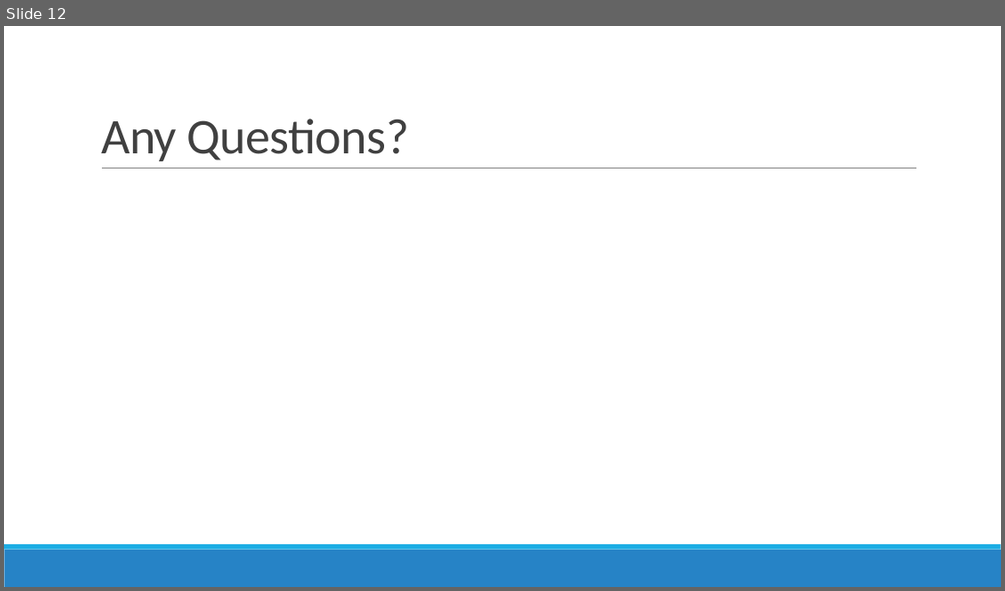
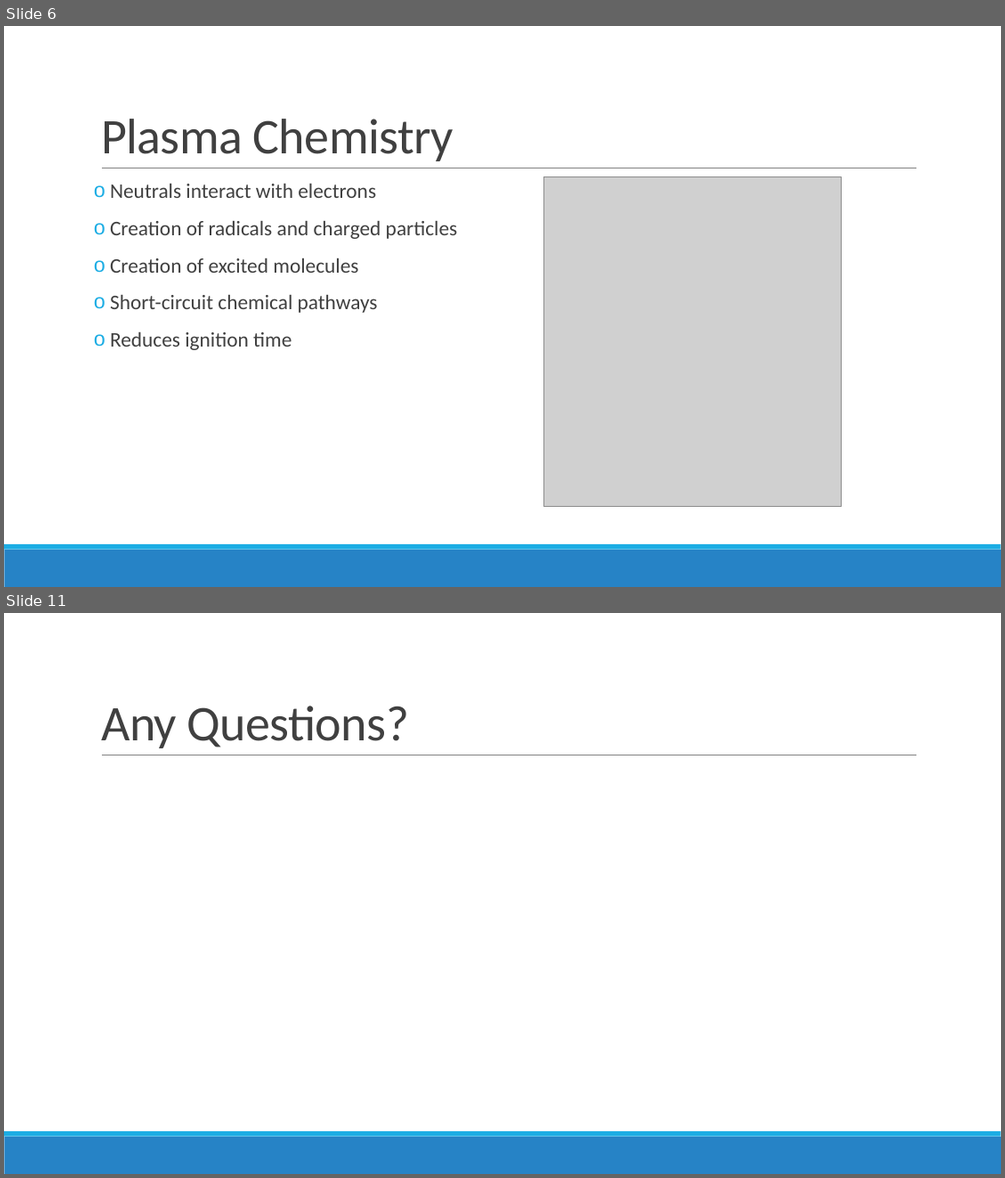
Before and after one commit to SulemanMahmood/PlasmaCombustion, a slide deck: 598Slides.pptx. Shown one above the other, each under a label of ours: slide 12 before the commit, slides 6 and 11 after it; the slides between them are not shown. The pictures are 1005x591 and 1005x1178 pixels, drawn with LibreOffice and Linux fonts; fonts in the diff are those of the drawing; grey boxes stand for pictures. Boxes give left, top, right and bottom in pixels: in the first picture for what was removed or moved away, otherwise in the second. Text is boxed around its words. In the diff, an @@ line names an element or a change of style, - is before the commit and + after.

```diff
--- a/598Slides.pptx
+++ b/598Slides.pptx
@@ slide 6 added at (4, 26, 1001, 587), background #FFFFFF; not listed: 3 template elements that a slide beside it also shows @@
@@ title added at (101, 119, 453, 161), 48 pt, text #404040 @@
+Plasma Chemistry
@@ text added at (110, 184, 458, 350), 20 pt, text #404040 @@
+o Neutrals interact with electrons
+o Creation of radicals and charged particles
+o Creation of excited molecules
+o Short-circuit chemical pathways
+o Reduces ignition time
@@ picture added at (544, 177, 841, 506) @@
@@ what was slide 12 is now slide 11 @@
```
Also in this commit, not shown: 8 slides changed, 1 other slide added, 3 slides removed, 9 other files.
